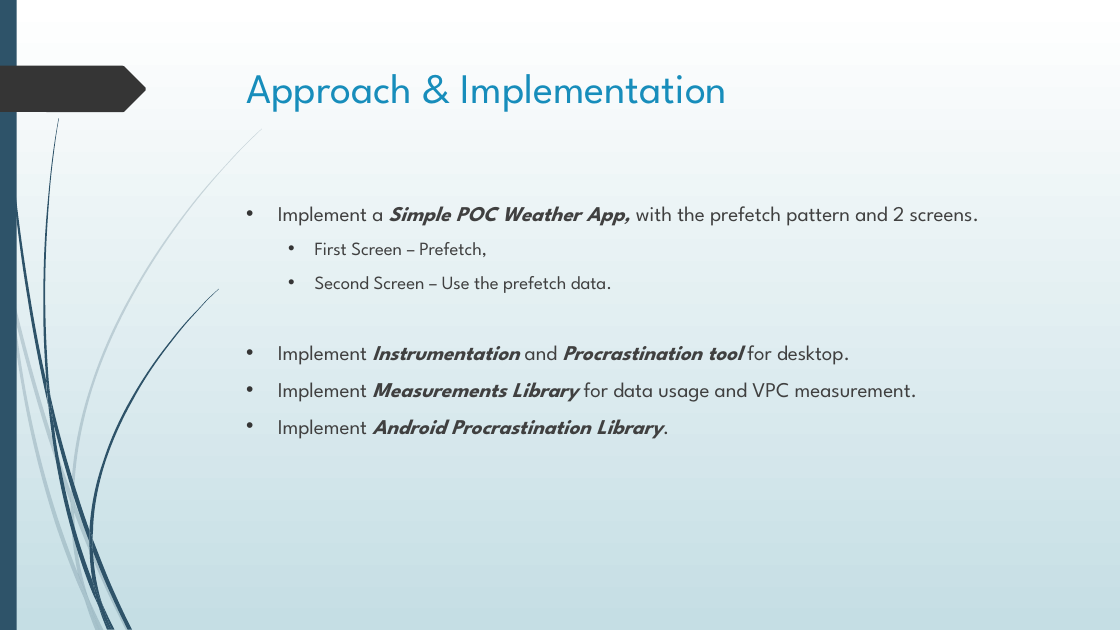
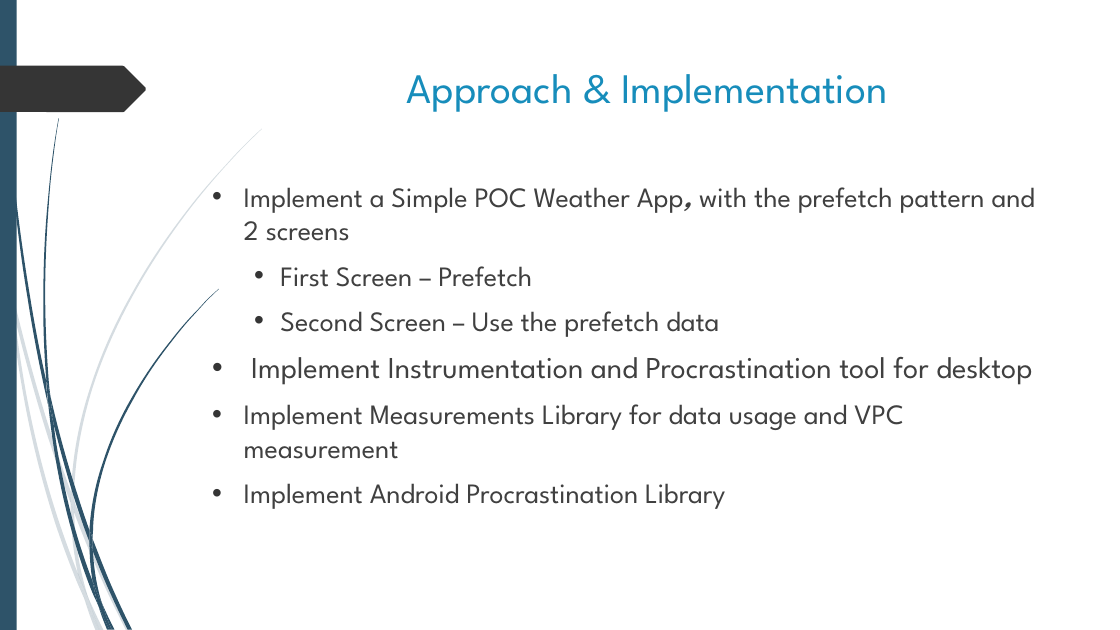
Before and after one commit to shahamish150294/PrefetchProcrastinatorAndroid, a slide deck: slide 9 of Prefetch Procrastinator Final Presentation.pptx (slide 15 before the commit). Drawn at 1120x630 pixels with LibreOffice and Linux fonts; fonts in the diff are those of the drawing. Boxes give left, top, right and bottom in pixels: in the first picture for what was removed or moved away, otherwise in the second. Text is boxed around its words. In the diff, an @@ line names an element or a change of style, - is before the commit and + after.

Commit message:
Updated ppt

```diff
--- a/Prefetch Procrastinator Final Presentation.pptx
+++ b/Prefetch Procrastinator Final Presentation.pptx
@@ background gradient #FFFFFF to #C5DEE5 to #FFFFFF @@
@@ title "Approach & Implementation" at (407, 74, 887, 112): alignment left to centre @@
@@ text at (244, 187, 1035, 509): text changed; size 18 to 24 pt @@
-• Implement a Simple POC Weather App, with the prefetch pattern and 2 screens.
-  • First Screen – Prefetch,
-  • Second Screen – Use the prefetch data.
-• Implement Instrumentation and Procrastination tool for desktop.
-• Implement Measurements Library for data usage and VPC measurement.
-• Implement Android Procrastination Library.
+• Implement a Simple POC Weather App, with the prefetch pattern and 2 screens
+  • First Screen – Prefetch
+  • Second Screen – Use the prefetch data
+• Implement Instrumentation and Procrastination tool for desktop
+• Implement Measurements Library for data usage and VPC measurement
+• Implement Android Procrastination Library
```
Also in this commit, not shown: 14 other slides changed, 6 slides removed.
